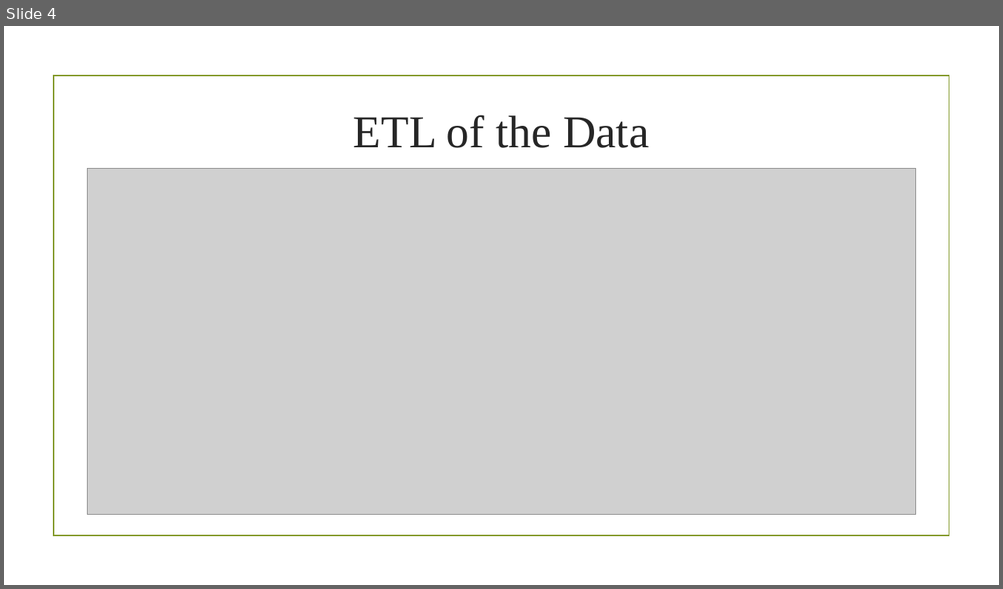
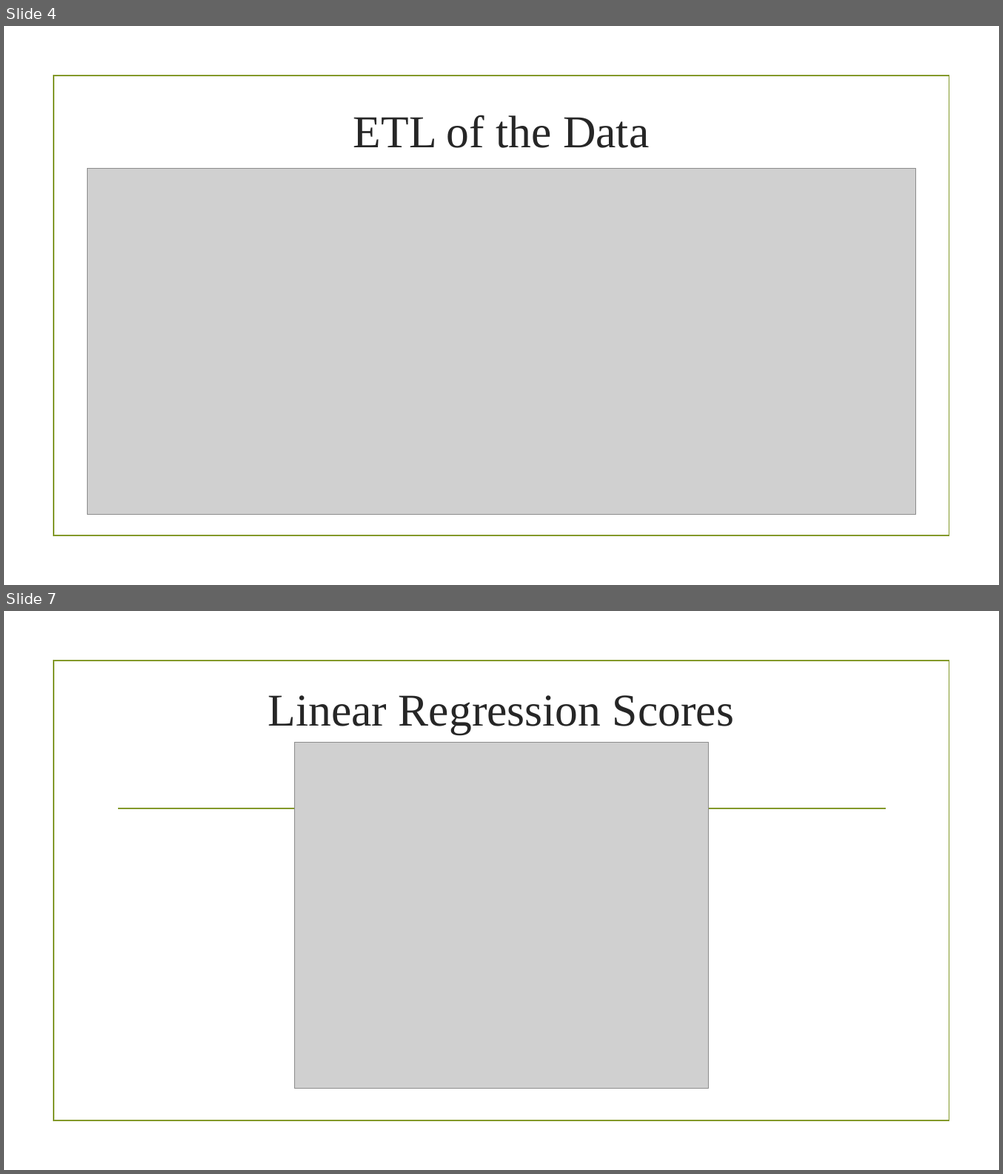
Before and after one commit to zhr47/Final_Project, a slide deck: Presentation1.pptx. Shown one above the other, each under a label of ours: slide 4 before the commit, slides 4 and 7 after it; the slides between them are not shown. The pictures are 1003x589 and 1003x1174 pixels, drawn with LibreOffice and Linux fonts; fonts in the diff are those of the drawing; grey boxes stand for pictures; background and template pictures are left out. Boxes give left, top, right and bottom in pixels: in the first picture for what was removed or moved away, otherwise in the second. Text is boxed around its words. In the diff, an @@ line names an element or a change of style, - is before the commit and + after.

```diff
--- a/Presentation1.pptx
+++ b/Presentation1.pptx
@@ slide 7 added at (4,611,999,1170), background picture (left out); not listed: 1 template element that a slide beside it also shows @@
@@ title added at (268,695,734,734), 44 pt, text #262626 @@
+Linear Regression Scores
@@ picture added at (295,742,708,1088) @@
@@ line added from (118, 809) to (885, 809), #83992A 1.25 pt @@
```
Also in this commit, not shown: 2 slides changed, 5 other slides added, 1 slide removed, 7 other files.
